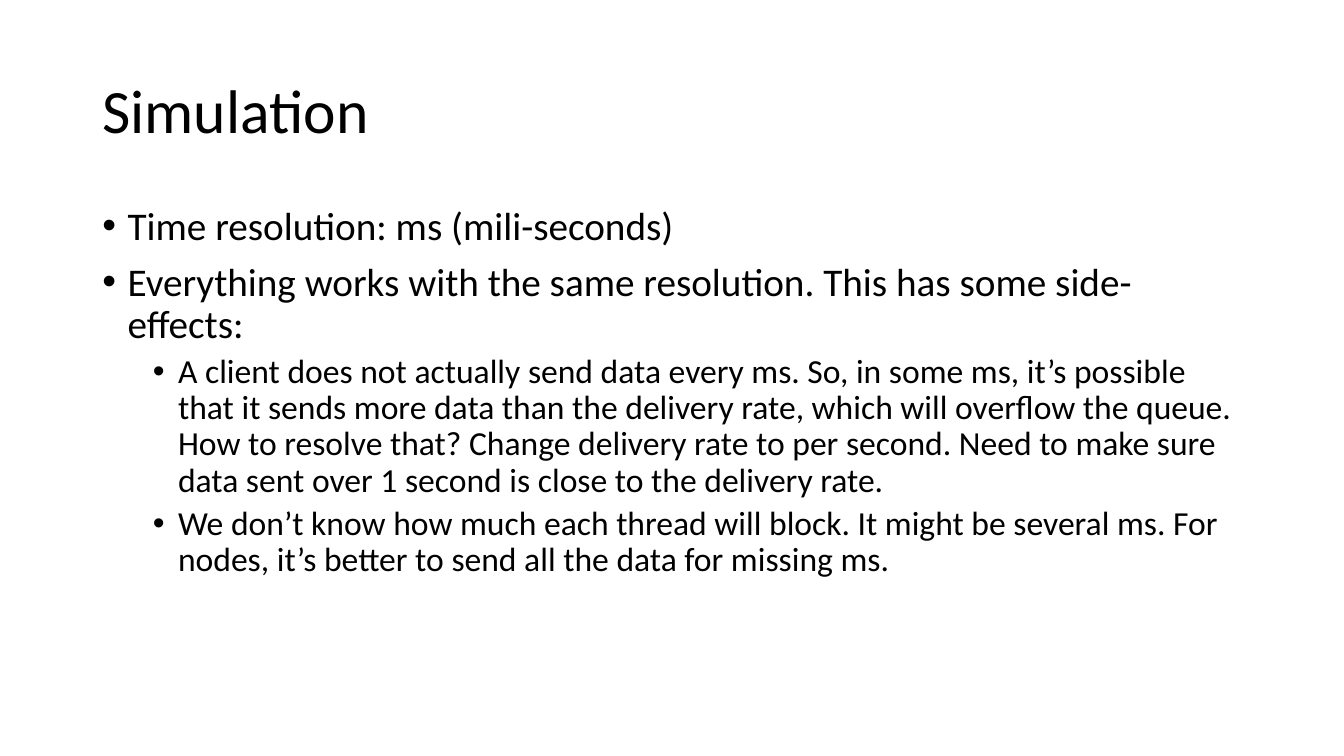
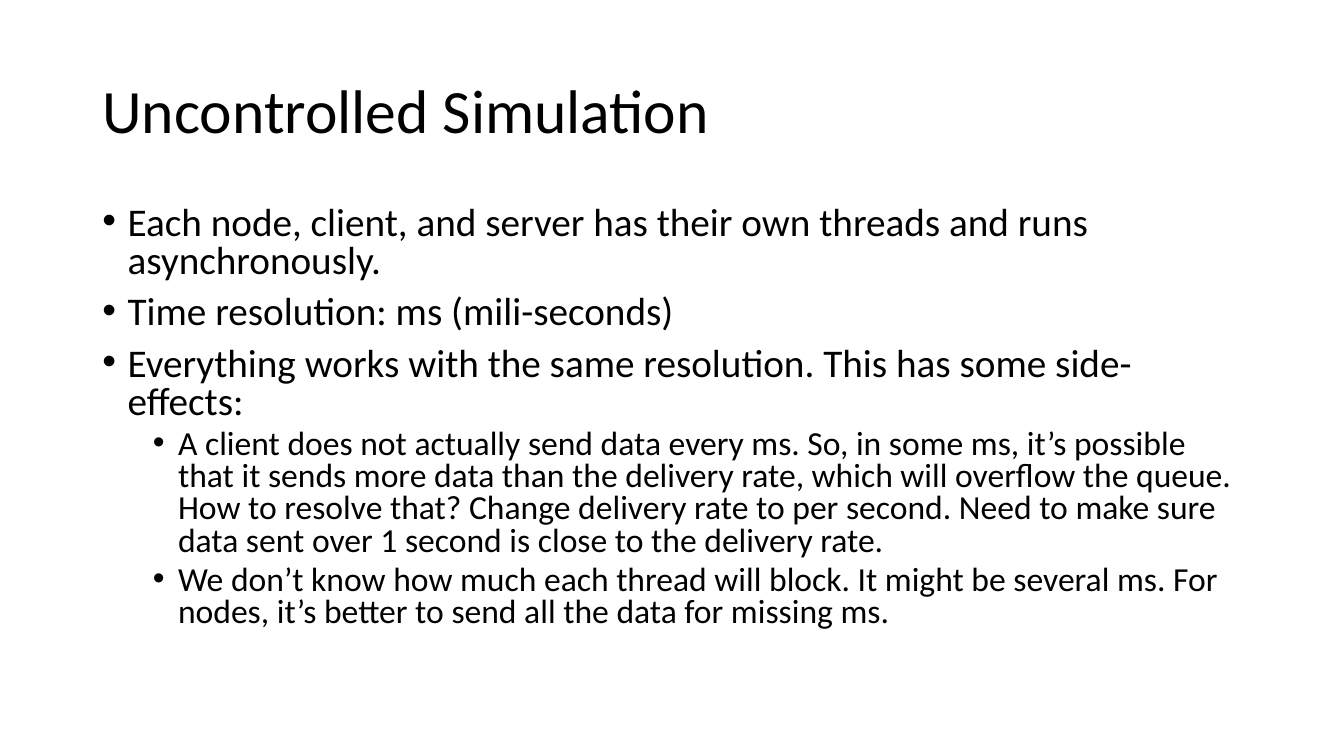
Before and after one commit to adhocmaster/pyns, a slide deck: slide 13 of doc/plan.pptx. Drawn at 1344x756 pixels with LibreOffice and Linux fonts; fonts in the diff are those of the drawing. Boxes give left, top, right and bottom in pixels: in the first picture for what was removed or moved away, otherwise in the second. Text is boxed around its words. In the diff, an @@ line names an element or a change of style, - is before the commit and + after.

```diff
--- a/doc/plan.pptx
+++ b/doc/plan.pptx
@@ title at (x1=102, y1=90, x2=709, y2=134): text changed @@
-Simulation
+Uncontrolled Simulation
@@ text at (x1=128, y1=208, x2=1088, y2=281): paragraph added @@
+• Each node, client, and server has their own threads and runs asynchronously.
@@ text at (x1=128, y1=296, x2=1231, y2=629): line spacing 0.9 to 0.8 @@
```
Also in this commit, not shown: 2 slides added, 1 slide removed, 5 other files.
